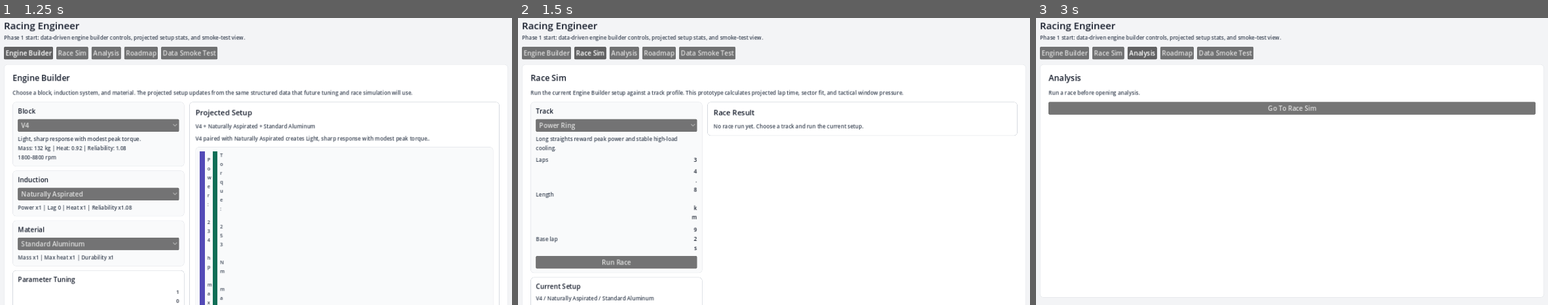
Above: before the commit, frames 1-3 (left to right).
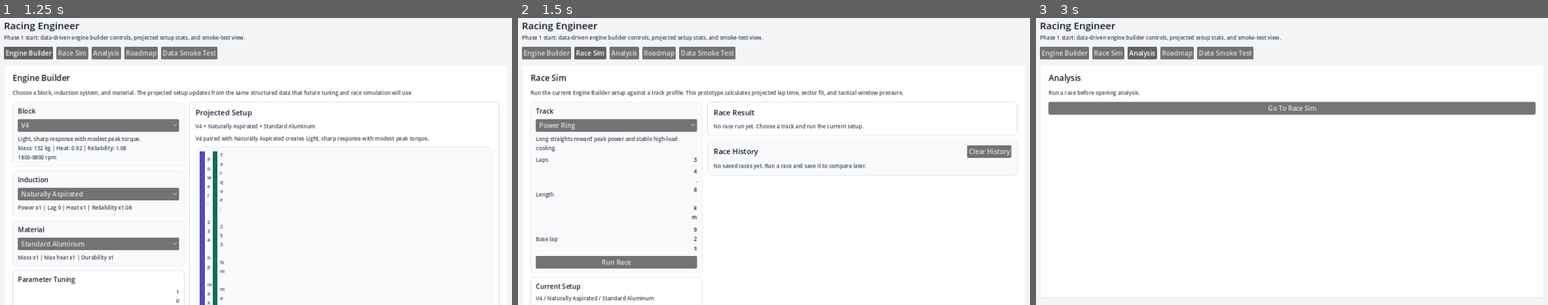
Above: after the commit, the same moments.

Repository: k15974973/racing-engineer
Game: Godot game, scene res://scenes/Main.tscn
Two runs of this game, one before a commit and one after it. Both use one fixed random seed, a clock stepped at 60 frames per second and the inputs below.
Inputs (mouse positions are in pixels of both pictures, inside the frame that each line leads up to):
- Up to frame 1 (1.25 s): click "Engine Builder" at 0.5 s
- Up to frame 2 (1.5 s): click "Race Sim" at 1.25 s
- Up to frame 3 (3 s): click (1507, 152) at 2 s, where only the run after the commit has a clickable "Clear History"; click "Analysis" at 2.75 s

Frame 1 is identical in both runs. In frame 2, 0.8% of the frame differs, in the area x 36-98%, y 43-55%; in frame 3, nothing differs.

Commit message:
Add persistent race history

Diff:
--- a/scripts/autoload/game_data.gd
+++ b/scripts/autoload/game_data.gd
@@ -274,7 +274,7 @@
 		"summary": _race_summary(fit_score, effective_heat, effective_reliability)
 	}
 
-func analyze_race_result(race_result: Dictionary) -> Dictionary:
+func analyze_race_result(race_result: Dictionary, race_history: Array = []) -> Dictionary:
 	if race_result.is_empty():
 		return {"error": "Run a race before opening analysis."}
 	if race_result.has("error"):
@@ -365,6 +365,14 @@
 	if suggestions.is_empty():
 		suggestions.append("Setup is coherent for this track. Next improvement should come from comparing saved variants.")
 
+	var comparison := _race_history_comparison(race_result, race_history)
+	if not comparison.is_empty():
+		findings.append({
+			"title": "History comparison",
+			"body": comparison.get("summary", ""),
+			"severity": "good" if float(comparison.get("delta_to_best", 0.0)) <= 0.0 else "info"
+		})
+
 	return {
 		"grade": _analysis_grade(score, delta, heat, reliability),
 		"headline": _analysis_headline(score, delta, heat, reliability),
@@ -372,6 +380,7 @@
 		"setup": setup,
 		"findings": findings,
 		"suggestions": _dedupe_strings(suggestions),
+		"comparison": comparison,
 		"scorecard": {
 			"track_fit": snappedf(score, 0.1),
 			"power": snappedf(power_score, 0.1),
@@ -381,6 +390,42 @@
 			"reliability": snappedf(reliability, 0.1),
 			"lap_delta": snappedf(delta, 0.01)
 		}
+	}
+
+func _race_history_comparison(race_result: Dictionary, race_history: Array) -> Dictionary:
+	var track: Dictionary = race_result.get("track", {})
+	var track_id := str(track.get("id", ""))
+	if track_id == "" or race_history.is_empty():
+		return {}
+
+	var current_total := float(race_result.get("total_time", 0.0))
+	var best_record: Dictionary = {}
+	var best_total := INF
+	for item in race_history:
+		if typeof(item) != TYPE_DICTIONARY:
+			continue
+		var record: Dictionary = item
+		var result: Dictionary = record.get("result", {})
+		var history_track: Dictionary = result.get("track", {})
+		if str(history_track.get("id", "")) != track_id:
+			continue
+
+		var total := float(result.get("total_time", INF))
+		if total < best_total:
+			best_total = total
+			best_record = record
+
+	if best_record.is_empty():
+		return {}
+
+	var delta_to_best := current_total - best_total
+	var summary := "Current run is %+0.2fs versus saved best %s on this track." % [delta_to_best, best_record.get("name", "Race")]
+	return {
+		"best_name": best_record.get("name", "Race"),
+		"best_total_time": snappedf(best_total, 0.01),
+		"current_total_time": snappedf(current_total, 0.01),
+		"delta_to_best": snappedf(delta_to_best, 0.01),
+		"summary": summary
 	}
 
 func _build_race_sectors(power_score: float, technical_score: float, endurance_score: float, straight_bias: float, corner_bias: float, endurance_bias: float) -> Array:
--- a/scripts/ui/main.gd
+++ b/scripts/ui/main.gd
@@ -9,6 +9,8 @@
 const TEST_BENCH_DURATION := 30.0
 const SAVED_SETUPS_PATH := "user://saved_setups.json"
 const SAVED_SETUPS_VERSION := 1
+const RACE_HISTORY_PATH := "user://race_history.json"
+const RACE_HISTORY_VERSION := 1
 
 var _content: PanelContainer
 var _nav_buttons: Dictionary = {}
@@ -48,9 +50,12 @@
 var _race_track_id := ""
 var _race_result: Dictionary = {}
 var _race_decisions: Dictionary = {}
+var _race_history_counter := 1
+var _race_history: Array = []
 
 func _ready() -> void:
 	_load_saved_setups()
+	_load_race_history()
 	_build_shell()
 	_show_view(VIEW_ENGINE_BUILDER)
 
@@ -732,6 +737,129 @@
 		"selection": selection.duplicate(true),
 		"tuning": tuning.duplicate(true),
 		"setup": setup
+	}
+
+func _save_current_race() -> void:
+	if _race_result.is_empty() or _race_result.has("error"):
+		return
+
+	var name := "Race %d" % _race_history_counter
+	_race_history_counter += 1
+	_race_history.append({
+		"name": name,
+		"selection": _builder_selection.duplicate(true),
+		"tuning": _builder_tuning.duplicate(true),
+		"track_id": _race_track_id,
+		"decisions": _race_decisions.duplicate(true),
+		"result": _race_result.duplicate(true)
+	})
+	_write_race_history()
+	_show_view(VIEW_RACE_SIM)
+
+func _load_race_history_entry(index: int) -> void:
+	if index < 0 or index >= _race_history.size():
+		return
+
+	var record: Dictionary = _race_history[index]
+	_builder_selection = record.get("selection", _builder_selection).duplicate(true)
+	_builder_tuning = record.get("tuning", _builder_tuning).duplicate(true)
+	_race_track_id = str(record.get("track_id", _race_track_id))
+	_race_decisions = record.get("decisions", {}).duplicate(true)
+	_race_result = GameData.calculate_race_result(_current_setup(), _race_track_id, _race_decisions)
+	_reset_test_bench()
+	_show_view(VIEW_RACE_SIM)
+
+func _delete_race_history_entry(index: int) -> void:
+	if index < 0 or index >= _race_history.size():
+		return
+
+	_race_history.remove_at(index)
+	_write_race_history()
+	_show_view(VIEW_RACE_SIM)
+
+func _clear_race_history() -> void:
+	_race_history.clear()
+	_write_race_history()
+	_show_view(VIEW_RACE_SIM)
+
+func _load_race_history() -> void:
+	_race_history.clear()
+	if not FileAccess.file_exists(RACE_HISTORY_PATH):
+		return
+
+	var text := FileAccess.get_file_as_string(RACE_HISTORY_PATH)
+	var parsed: Variant = JSON.parse_string(text)
+	if typeof(parsed) != TYPE_DICTIONARY:
+		return
+
+	var data: Dictionary = parsed
+	if int(data.get("version", 0)) != RACE_HISTORY_VERSION:
+		return
+
+	var records: Variant = data.get("races", [])
+	if typeof(records) != TYPE_ARRAY:
+		return
+
+	for item in records:
+		if typeof(item) != TYPE_DICTIONARY:
+			continue
+
+		var record := _deserialize_race_history_entry(item)
+		if record.is_empty():
+			continue
+
+		_race_history.append(record)
+
+	_race_history_counter = max(_race_history_counter, _race_history.size() + 1)
+
+func _write_race_history() -> void:
+	var records: Array = []
+	for record in _race_history:
+		if typeof(record) != TYPE_DICTIONARY:
+			continue
+		records.append(_serialize_race_history_entry(record))
+
+	var payload := {
+		"version": RACE_HISTORY_VERSION,
+		"races": records
+	}
+
+	var file := FileAccess.open(RACE_HISTORY_PATH, FileAccess.WRITE)
+	if file == null:
+		push_warning("Could not write race history to %s" % RACE_HISTORY_PATH)
+		return
+
+	file.store_string(JSON.stringify(payload, "\t"))
+
+func _serialize_race_history_entry(record: Dictionary) -> Dictionary:
+	return {
+		"name": str(record.get("name", "Race")),
+		"selection": record.get("selection", {}).duplicate(true),
+		"tuning": record.get("tuning", {}).duplicate(true),
+		"track_id": str(record.get("track_id", "")),
+		"decisions": record.get("decisions", {}).duplicate(true)
+	}
+
+func _deserialize_race_history_entry(raw: Dictionary) -> Dictionary:
+	var selection: Dictionary = raw.get("selection", {})
+	var tuning: Dictionary = raw.get("tuning", {})
+	var track_id := str(raw.get("track_id", ""))
+	var decisions: Dictionary = raw.get("decisions", {})
+	if selection.is_empty() or tuning.is_empty() or track_id == "":
+		return {}
+
+	var setup := GameData.calculate_engine_setup(str(selection.get("block", "")), str(selection.get("induction", "")), str(selection.get("material", "")), tuning)
+	var result := GameData.calculate_race_result(setup, track_id, decisions)
+	if result.has("error"):
+		return {}
+
+	return {
+		"name": str(raw.get("name", "Race")),
+		"selection": selection.duplicate(true),
+		"tuning": tuning.duplicate(true),
+		"track_id": track_id,
+		"decisions": decisions.duplicate(true),
+		"result": result
 	}
 
 func _tuning_slider(label_text: String, key: String, min_value: float, max_value: float, step: float, unit: String) -> VBoxContainer:
@@ -904,6 +1032,7 @@
 	results.add_theme_constant_override("separation", 10)
 	race.add_child(results)
 	results.add_child(_race_result_panel())
+	results.add_child(_race_history_panel())
 
 func _ensure_race_track() -> void:
 	if _race_track_id == "" or GameData.get_record_by_id("tracks", _race_track_id).is_empty():
@@ -1031,6 +1160,101 @@
 	stack.add_child(_metric_row("Time", "%+0.2fs" % float(effects.get("time_delta", 0.0))))
 	stack.add_child(_metric_row("Heat", "%+0.1f" % float(effects.get("heat_delta", 0.0))))
 	stack.add_child(_metric_row("Reliability", "%+0.1f" % float(effects.get("reliability_delta", 0.0))))
+
+	var actions := HBoxContainer.new()
+	actions.add_theme_constant_override("separation", 8)
+	stack.add_child(actions)
+
+	var save_button := Button.new()
+	save_button.text = "Save Race"
+	save_button.pressed.connect(_save_current_race)
+	actions.add_child(save_button)
+	return panel
+
+func _race_history_panel() -> PanelContainer:
+	var panel := PanelContainer.new()
+	panel.size_flags_horizontal = Control.SIZE_EXPAND_FILL
+	panel.add_theme_stylebox_override("panel", _panel_style(Color.html("#F9FAFB"), Color.html("#E5E7EB")))
+
+	var margin := MarginContainer.new()
+	margin.add_theme_constant_override("margin_left", 14)
+	margin.add_theme_constant_override("margin_top", 12)
+	margin.add_theme_constant_override("margin_right", 14)
+	margin.add_theme_constant_override("margin_bottom", 12)
+	panel.add_child(margin)
+
+	var stack := VBoxContainer.new()
+	stack.add_theme_constant_override("separation", 10)
+	margin.add_child(stack)
+
+	var header := HBoxContainer.new()
+	header.add_theme_constant_override("separation", 8)
+	stack.add_child(header)
+	var title := _label("Race History", 18, Color.html("#111827"))
+	title.size_flags_horizontal = Control.SIZE_EXPAND_FILL
+	header.add_child(title)
+
+	var clear_button := Button.new()
+	clear_button.text = "Clear History"
+	clear_button.pressed.connect(_clear_race_history)
+	header.add_child(clear_button)
+
+	if _race_history.is_empty():
+		stack.add_child(_body_text("No saved races yet. Run a race and save it to compare later."))
+		return panel
+
+	var scroll := ScrollContainer.new()
+	scroll.custom_minimum_size = Vector2(0, 160)
+	scroll.size_flags_horizontal = Control.SIZE_EXPAND_FILL
+	stack.add_child(scroll)
+
+	var row := HBoxContainer.new()
+	row.add_theme_constant_override("separation", 10)
+	scroll.add_child(row)
+
+	for index in range(_race_history.size()):
+		row.add_child(_race_history_card(index))
+
+	return panel
+
+func _race_history_card(index: int) -> PanelContainer:
+	var record: Dictionary = _race_history[index]
+	var result: Dictionary = record.get("result", {})
+	var track: Dictionary = result.get("track", {})
+	var panel := PanelContainer.new()
+	panel.custom_minimum_size = Vector2(230, 0)
+	panel.add_theme_stylebox_override("panel", _panel_style(Color.html("#FFFFFF"), Color.html("#D1D5DB")))
+
+	var margin := MarginContainer.new()
+	margin.add_theme_constant_override("margin_left", 10)
+	margin.add_theme_constant_override("margin_top", 10)
+	margin.add_theme_constant_override("margin_right", 10)
+	margin.add_theme_constant_override("margin_bottom", 10)
+	panel.add_child(margin)
+
+	var stack := VBoxContainer.new()
+	stack.add_theme_constant_override("separation", 7)
+	margin.add_child(stack)
+
+	stack.add_child(_label(str(record.get("name", "Race")), 15, Color.html("#111827")))
+	stack.add_child(_body_text(str(track.get("name", "Track"))))
+	stack.add_child(_metric_row("Lap", "%ss" % result.get("lap_time", "?")))
+	stack.add_child(_metric_row("Total", "%ss" % result.get("total_time", "?")))
+	stack.add_child(_metric_row("Fit", "%s / 130" % result.get("fit_score", "?")))
+
+	var actions := HBoxContainer.new()
+	actions.add_theme_constant_override("separation", 6)
+	stack.add_child(actions)
+
+	var load_button := Button.new()
+	load_button.text = "Load"
+	load_button.pressed.connect(_load_race_history_entry.bind(index))
+	actions.add_child(load_button)
+
+	var delete_button := Button.new()
+	delete_button.text = "Delete"
+	delete_button.pressed.connect(_delete_race_history_entry.bind(index))
+	actions.add_child(delete_button)
 	return panel
 
 func _race_window_panel(window: Dictionary) -> PanelContainer:
@@ -1125,7 +1349,7 @@
 
 func _render_analysis(layout: VBoxContainer) -> void:
 	layout.add_child(_section_title("Analysis"))
-	var analysis := GameData.analyze_race_result(_race_result)
+	var analysis := GameData.analyze_race_result(_race_result, _race_history)
 	if analysis.has("error"):
 		layout.add_child(_body_text(str(analysis["error"])))
 		var button := Button.new()
@@ -1154,6 +1378,7 @@
 	left.add_child(_analysis_scorecard_panel(analysis))
 	left.add_child(_analysis_findings_panel(analysis))
 	right.add_child(_analysis_suggestions_panel(analysis))
+	right.add_child(_analysis_history_comparison_panel(analysis))
 	right.add_child(_analysis_decisions_panel(_race_result))
 
 func _analysis_header_panel(analysis: Dictionary) -> PanelContainer:
@@ -1274,9 +1499,10 @@
 		stack.add_child(_body_text("- %s" % suggestion))
 	return panel
 
-func _analysis_decisions_panel(race_result: Dictionary) -> PanelContainer:
-	var panel := PanelContainer.new()
-	panel.add_theme_stylebox_override("panel", _panel_style(Color.html("#FFFFFF"), Color.html("#D1D5DB")))
+func _analysis_history_comparison_panel(analysis: Dictionary) -> PanelContainer:
+	var comparison: Dictionary = analysis.get("comparison", {})
+	var panel := PanelContainer.new()
+	panel.add_theme_stylebox_override("panel", _panel_style(Color.html("#F9FAFB"), Color.html("#E5E7EB")))
 
 	var margin := MarginContainer.new()
 	margin.add_theme_constant_override("margin_left", 12)
@@ -1288,6 +1514,32 @@
 	var stack := VBoxContainer.new()
 	stack.add_theme_constant_override("separation", 8)
 	margin.add_child(stack)
+	stack.add_child(_label("History Comparison", 16, Color.html("#111827")))
+
+	if comparison.is_empty():
+		stack.add_child(_body_text("No saved race on this track yet. Save race results to unlock trend comparison."))
+		return panel
+
+	stack.add_child(_body_text(str(comparison.get("summary", ""))))
+	stack.add_child(_metric_row("Current total", "%ss" % comparison.get("current_total_time", "?")))
+	stack.add_child(_metric_row("Best saved", "%ss" % comparison.get("best_total_time", "?")))
+	stack.add_child(_metric_row("Delta", "%+0.2fs" % float(comparison.get("delta_to_best", 0.0))))
+	return panel
+
+func _analysis_decisions_panel(race_result: Dictionary) -> PanelContainer:
+	var panel := PanelContainer.new()
+	panel.add_theme_stylebox_override("panel", _panel_style(Color.html("#FFFFFF"), Color.html("#D1D5DB")))
+
+	var margin := MarginContainer.new()
+	margin.add_theme_constant_override("margin_left", 12)
+	margin.add_theme_constant_override("margin_top", 10)
+	margin.add_theme_constant_override("margin_right", 12)
+	margin.add_theme_constant_override("margin_bottom", 10)
+	panel.add_child(margin)
+
+	var stack := VBoxContainer.new()
+	stack.add_theme_constant_override("separation", 8)
+	margin.add_child(stack)
 	stack.add_child(_label("Tactical Review", 16, Color.html("#111827")))
 
 	var effects: Dictionary = race_result.get("decision_effects", {})
@@ -1319,6 +1571,7 @@
 	var errors = summary["errors"]
 	layout.add_child(_body_text("Loaded blocks: %s | inductions: %s | materials: %s | tracks: %s | roadmap phases: %s" % [summary["blocks"], summary["inductions"], summary["materials"], summary["tracks"], summary["roadmap_phases"]]))
 	layout.add_child(_body_text("Saved setup file: %s" % ProjectSettings.globalize_path(SAVED_SETUPS_PATH)))
+	layout.add_child(_body_text("Race history file: %s" % ProjectSettings.globalize_path(RACE_HISTORY_PATH)))
 
 	if errors.is_empty():
 		layout.add_child(_status("PASS: GameData loaded every Part 1 data collection without validation errors.", true))
Not shown, changed: README.md
Not shown, changed: docs/phase_1_engine_builder_start.md
